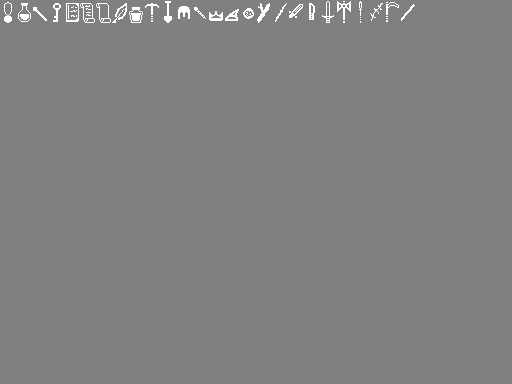
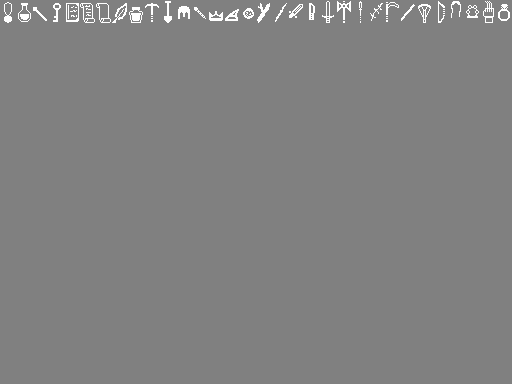
Before/after of a 512x384 layered artwork. What changed in the layer stack:
painted on "Background" over [418, 1, 510, 23]
